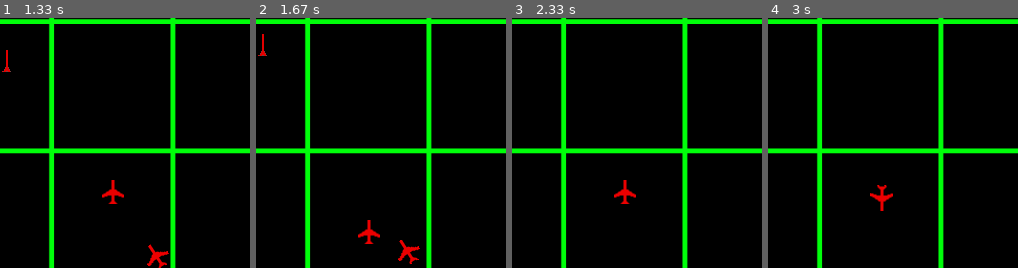
Above: before the commit, frames 1-4 (left to right).
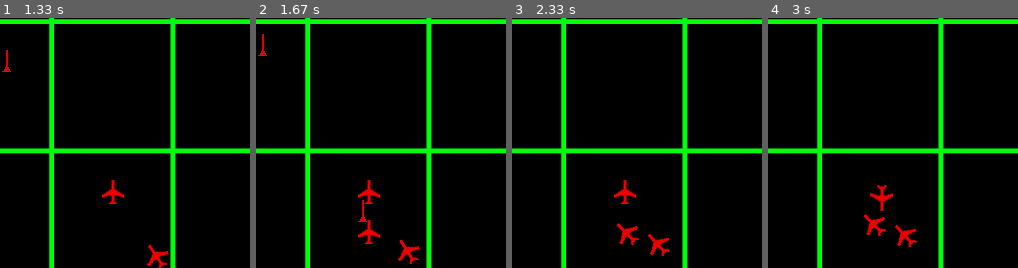
Above: after the commit, the same moments.

Repository: Mi-LeV/AWACS
Game: pygame game, started from main.py
The game is run twice, just before and just after one commit, with the same random seed, the same clock (stepped at 60 frames per second) and the same inputs.
Inputs (mouse positions are % of the whole screen's width and height, from its top left):
- Up to frame 1 (1.33 s): right-click (50, 57) at 0.43 s; tap K at 0.67 s; tap Space at 1.07 s
- Up to frame 2 (1.67 s): tap N at 1.5 s
- Up to frame 3 (2.33 s): tap Space at 2 s
- Up to frame 4 (3 s): click (50, 62) at 2.6 s; tap K at 2.9 s
The pictures show only the part of the screen within x 28-78%, y 12-62%; the shares and areas given below are measured in that part.

Frame 1 is identical in both runs. In frame 2, 0.4% of the frame differs, in the area x 40-50%, y 64-82%; in frame 3, 0.7%; in frame 4, 0.7%, in the area x 38-60%, y 78-92%.

Commit message:
Hitbox améliorées (Masks)

Diff:
--- a/classes.py
+++ b/classes.py
@@ -35,9 +35,9 @@
         """Rotate the image of the sprite around its center."""
         # `rotozoom` usually looks nicer than `rotate`. Pygame's rotation
         # functions return new images and don't modify the originals.
-        objet.sprite = pygame.transform.rotozoom(objet.orig_sprite, angle, 1)
+        objet.image = pygame.transform.rotozoom(objet.orig_image, angle, 1)
         # Create a new rect with the center of the old rect.
-        objet.rect = objet.sprite.get_rect(center=objet.rect.center)
+        objet.rect = objet.image.get_rect(center=objet.rect.center)
     @staticmethod
     def respawn():#fonction de test, recrée un player
         if not var.playerList:
@@ -51,8 +51,9 @@
         distance = math.sqrt(diffX**2+diffY**2)
         return distance
 
-class Plane:
+class Plane(pygame.sprite.Sprite):
     def __init__(self,x,y):
+        pygame.sprite.Sprite.__init__(self) #call Sprite initializer
         print("Plane created")
         self.MAXSPEED = 3
         self.timeAlive = 0
@@ -62,16 +63,17 @@
         self.yDest = y
         self.x = x
         self.y = y
-        self.orig_sprite = pygame.image.load("sprite_plane.png").convert_alpha()
-        self.sprite = pygame.image.load("sprite_plane.png").convert_alpha()
-        self.rect = self.sprite.get_rect(center=(x,y))
+        self.orig_image = pygame.image.load("sprite_plane.png").convert_alpha()
+        self.image = pygame.image.load("sprite_plane.png").convert_alpha()
+        self.rect = self.image.get_rect(center=(x,y))
+        self.mask = pygame.mask.from_surface(self.image)
         self.angle = 90
         self.missileList = []
         var.refreshList.append(self)
 
 
     def delete(self):
-        self.sprite.fill((0,0,0,0))
+        self.image.fill((0,0,0,0))
         if self in var.hitList:
             var.hitList.remove(self)
         if self in var.refreshList:
@@ -223,7 +225,7 @@
             return False
 
 
-class Missile:
+class Missile():
     def __init__(self,creator):
 
         print("Missile created")
@@ -243,9 +245,12 @@
         self.y = y
         self.speed = 0
         self.timeAlive = 0
-        self.orig_sprite = pygame.image.load("sprite_missile.png").convert_alpha()
-        self.sprite = self.orig_sprite
-        self.rect = self.sprite.get_rect(center=(x,y))
+
+        pygame.sprite.Sprite.__init__(self)
+        self.orig_image = pygame.image.load("sprite_missile.png").convert_alpha()
+        self.image = pygame.image.load("sprite_missile.png").convert_alpha()
+        self.rect = self.image.get_rect(center=(x,y))
+        self.mask = pygame.mask.from_surface(self.image)
         self.angle = angle#l'angle natif de l'image
         var.refreshList.append(self)
 
@@ -276,7 +281,7 @@
     def delete(self):
         if self in self.creator.missileList:
             self.creator.missileList.remove(self)
-        self.sprite.fill((0,0,0,0))
+        self.image.fill((0,0,0,0))
         if self in var.hitList:
             var.hitList.remove(self)
         if self in var.refreshList:
--- a/main.py
+++ b/main.py
@@ -11,6 +11,7 @@
 fond = pygame.image.load(var.img_fond).convert()
 fenetre.blit(fond, (0,0))
 
+pygame.display.set_caption("AWACS")
 pygame.display.set_icon(pygame.image.load(var.img_icon))#icone de la fenetre
 affFenetre = True
 
@@ -49,14 +50,15 @@
 
 
     for objet in var.refreshList:
-        objet.rect = objet.sprite.get_rect(center = (objet.x,objet.y))
+        objet.rect = objet.image.get_rect(center = (objet.x,objet.y))
         #on remet les co de l'objet à son centre(évite bug de rotate)
 
     var.hitList = []
 
     for objet in var.refreshList:
         for objet2 in var.refreshList:#boucle de test hitbox
-            if objet.rect.colliderect(objet2.rect) and objet != objet2:#si 1 touche 2 et 1 différent de 2
+            if pygame.sprite.collide_mask(objet,objet2) and objet != objet2:
+                #si 1 touche 2 et 1 différent de 2
                 if not(type(objet)==classes.Missile and objet.creator == objet2 and objet.timeAlive < 5) and not(type(objet2)==classes.Missile and objet2.creator == objet and objet2.timeAlive < 5):#si 1 et 2 sont pas des missiles dans la phase d'invincibilité touchant leur créateur
                     var.hitList.append(objet) #on ajoute l'objet 1 à la hitList
 
@@ -66,7 +68,7 @@
     #Re-collage
     fenetre.blit(fond,(0,0))
     for objet in var.refreshList:
-        fenetre.blit(objet.sprite,(objet.x-10,objet.y-10))
+        fenetre.blit(objet.image,(objet.x-10,objet.y-10))
     #Rafraichissement
     pygame.display.flip()
 
Not shown, changed: roadmap
